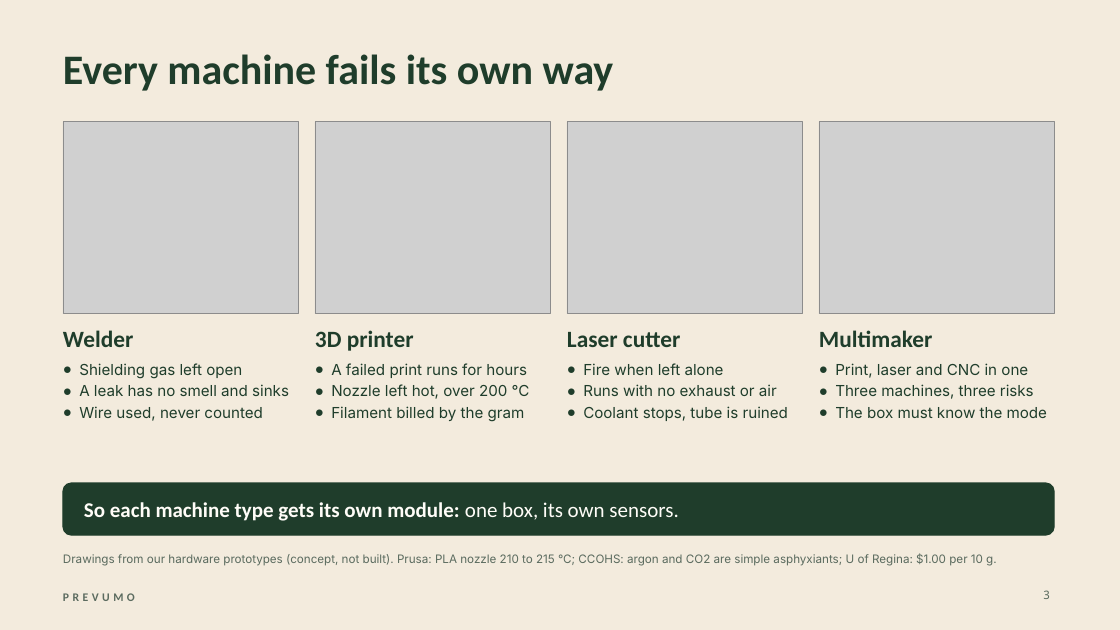
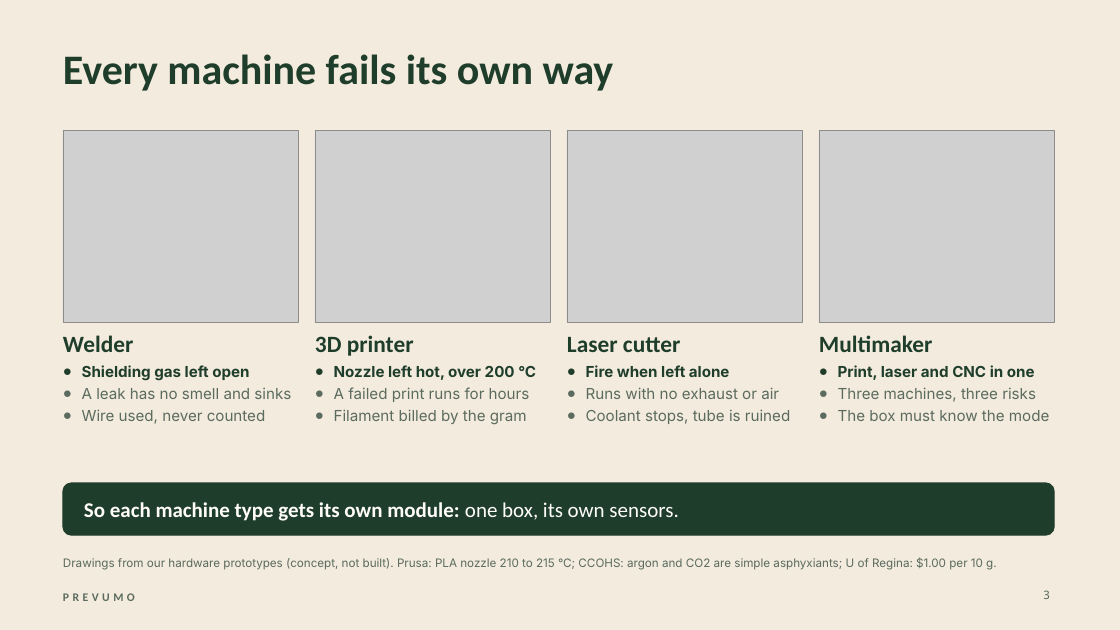
Before and after one commit to WAHB22/wahbs-world, a slide deck: slide 3 of prevumo/deliverables/final/PREVUMO-final.pptx. Drawn at 1120x630 pixels with LibreOffice and Linux fonts; fonts in the diff are those of the drawing; grey boxes stand for pictures. Boxes give left, top, right and bottom in pixels: in the first picture for what was removed or moved away, otherwise in the second. Text is boxed around its words. In the diff, an @@ line names an element or a change of style, - is before the commit and + after.

```diff
--- a/prevumo/deliverables/final/PREVUMO-final.pptx
+++ b/prevumo/deliverables/final/PREVUMO-final.pptx
@@ 4 pictures moved together from (x1=63, y1=122, x2=1054, y2=314) to (x1=63, y1=130, x2=1054, y2=323) @@
@@ 5 texts moved together from (x1=63, y1=330, x2=997, y2=566) to (x1=63, y1=335, x2=997, y2=570) @@
@@ text "Shielding gas left open" at (x1=82, y1=365, x2=291, y2=424): bold on in "Shielding gas left open"; text colour #1F3D2B to #5B6B5F in "A leak has no smell and sinks", "Wire used, never counted"; indent changed @@
@@ text at (x1=331, y1=384, x2=530, y2=399): paragraph removed @@
-● Nozzle left hot, over 200 °C
@@ text at (x1=334, y1=365, x2=536, y2=380): paragraph added @@
+● Nozzle left hot, over 200 °C
@@ text at (x1=334, y1=387, x2=530, y2=424): text colour #1F3D2B to #5B6B5F in "A failed print runs for hours", "Filament billed by the gram"; indent changed @@
@@ text "Fire when left alone" at (x1=586, y1=365, x2=790, y2=424): bold on in "Fire when left alone"; text colour #1F3D2B to #5B6B5F in "Runs with no exhaust or air", "Coolant stops, tube is ruined"; indent changed @@
@@ text "Print, laser and CNC in ..." at (x1=838, y1=365, x2=1049, y2=421): bold on in "Print, laser and CNC in one"; text colour #1F3D2B to #5B6B5F in "Three machines, three risks", "The box must know the mode"; indent changed @@
```
Also in this commit, not shown: 12 other slides changed, 12 other files.
